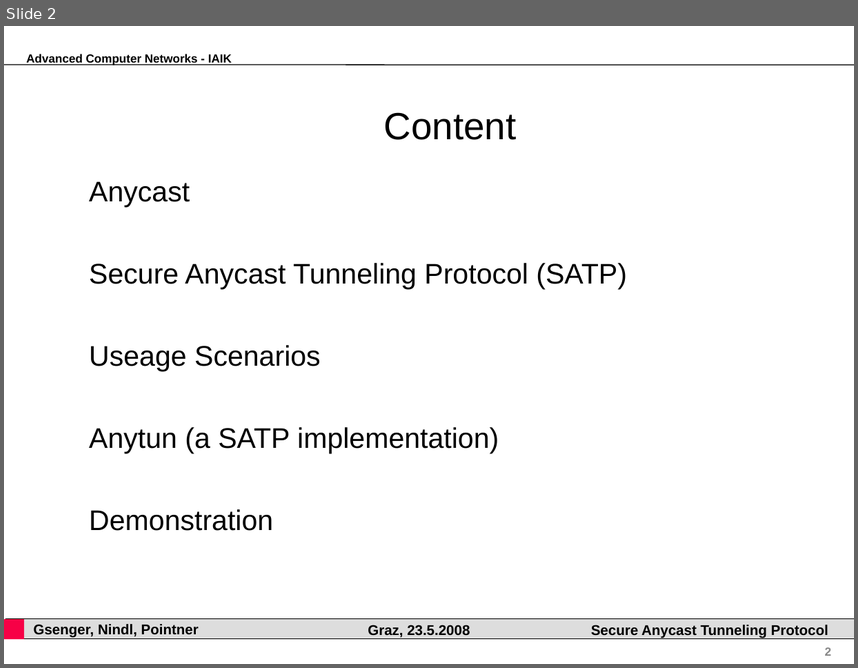
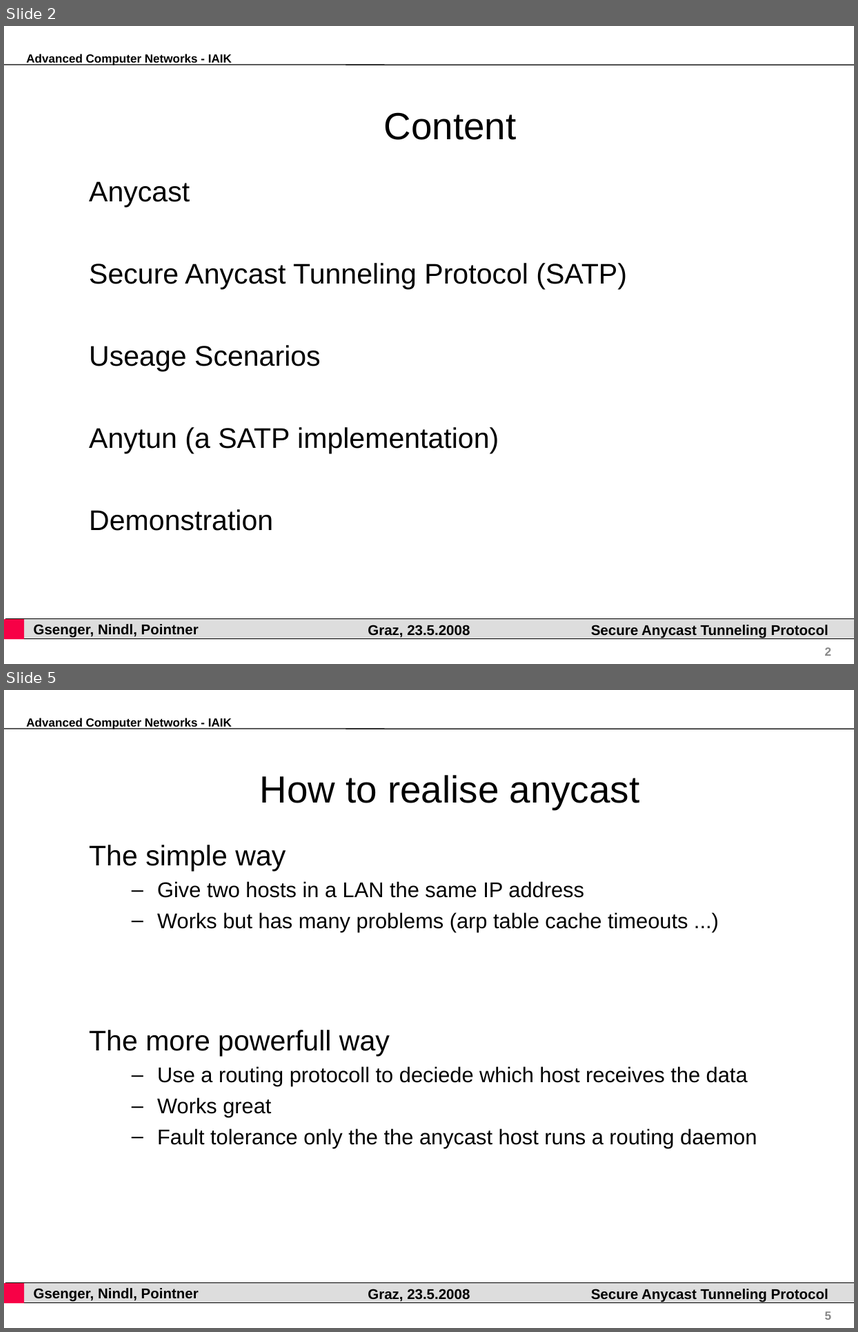
Before and after one commit to pyhedgehog/anytun, a slide deck: papers/acn.ppt. Shown one above the other, each under a label of ours: slide 2 before the commit, slides 2 and 5 after it; the slides between them are not shown. The pictures are 858x668 and 858x1332 pixels, drawn with LibreOffice and Linux fonts; fonts in the diff are those of the drawing; background and template pictures are left out. Boxes give left, top, right and bottom in pixels: in the first picture for what was removed or moved away, otherwise in the second. Text is boxed around its words. In the diff, an @@ line names an element or a change of style, - is before the commit and + after.

```diff
--- a/papers/acn.ppt
+++ b/papers/acn.ppt
@@ slide 5 added at bbox=[4, 690, 854, 1328], background #FFFFFF; not listed: 7 template elements that a slide beside it also shows @@
@@ title added at bbox=[260, 775, 640, 809], 32 pt, text #000000 @@
+How to realise anycast
@@ text added at bbox=[89, 845, 757, 1147], 18 pt, text #000000 @@
+The simple way
+  – Give two hosts in a LAN the same IP address
+  – Works but has many problems (arp table cache timeouts ...)
+The more powerfull way
+  – Use a routing protocoll to deciede which host receives the data
+  – Works great
+  – Fault tolerance only the the anycast host runs a routing daemon
```
Also in this commit, not shown: 1 slide changed, 5 other slides added, 2 other files.
